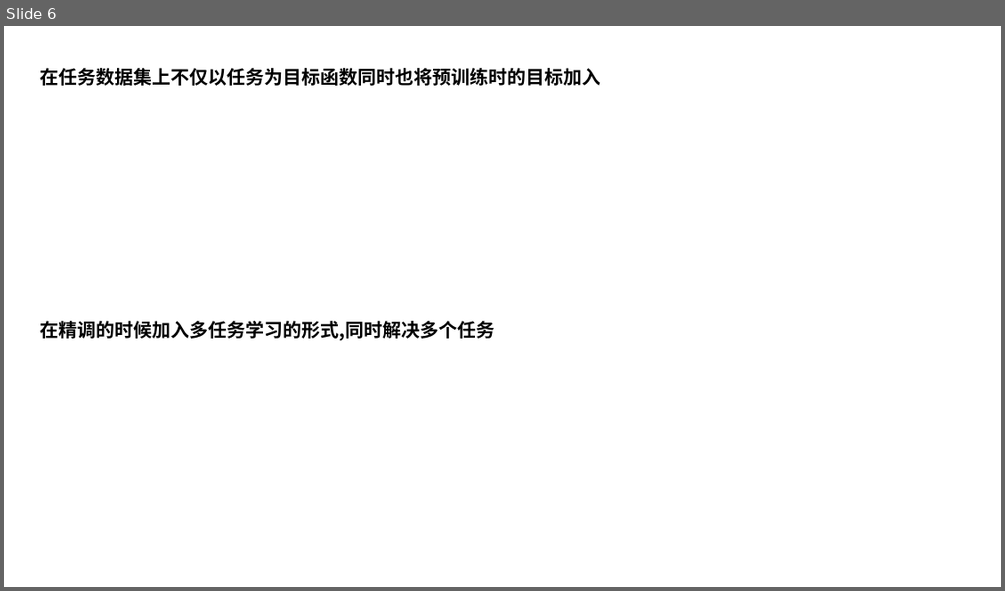
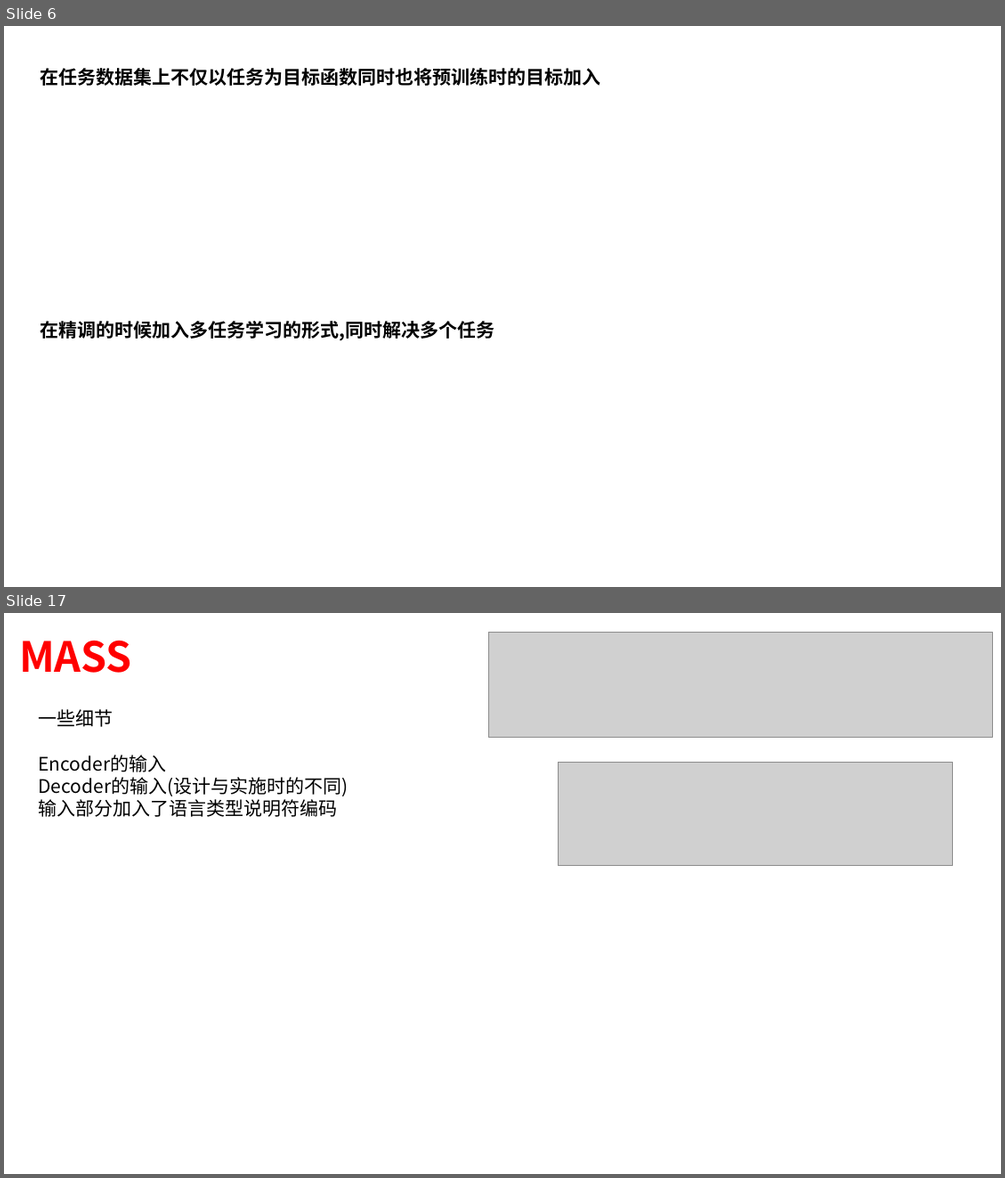
Before and after one commit to xiaojkql/Interview-Prepare, a slide deck: 预训练模型/summary.pptx. Shown one above the other, each under a label of ours: slide 6 before the commit, slides 6 and 17 after it; the slides between them are not shown. The pictures are 1005x591 and 1005x1178 pixels, drawn with LibreOffice and Linux fonts; fonts in the diff are those of the drawing; grey boxes stand for pictures. Boxes give left, top, right and bottom in pixels: in the first picture for what was removed or moved away, otherwise in the second. Text is boxed around its words. In the diff, an @@ line names an element or a change of style, - is before the commit and + after.

```diff
--- a/预训练模型/summary.pptx
+++ b/预训练模型/summary.pptx
@@ slide 17 added at (4,613,1001,1174), background #FFFFFF @@
@@ picture added at (488,632,993,737) @@
@@ text added at (19,641,132,673), 40 pt, text #FF0000, bold @@
+MASS
@@ text added at (39,709,348,817), 18 pt, text #000000 @@
+一些细节
+Encoder的输入
+Decoder的输入(设计与实施时的不同)
+输入部分加入了语言类型说明符编码
@@ picture added at (558,762,953,866) @@
```
Also in this commit, not shown: 1 slide changed, 17 other slides added, 1 slide removed.
